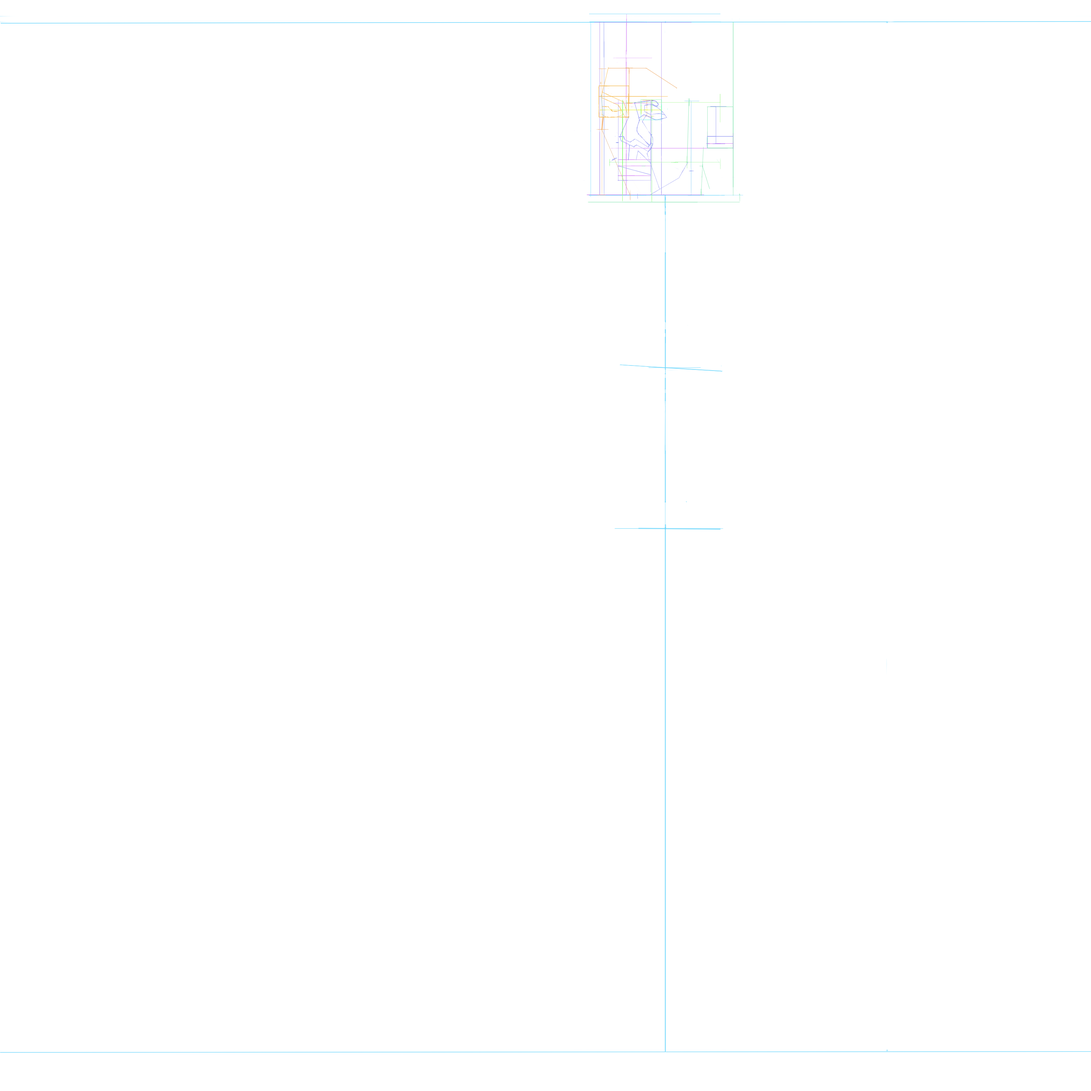
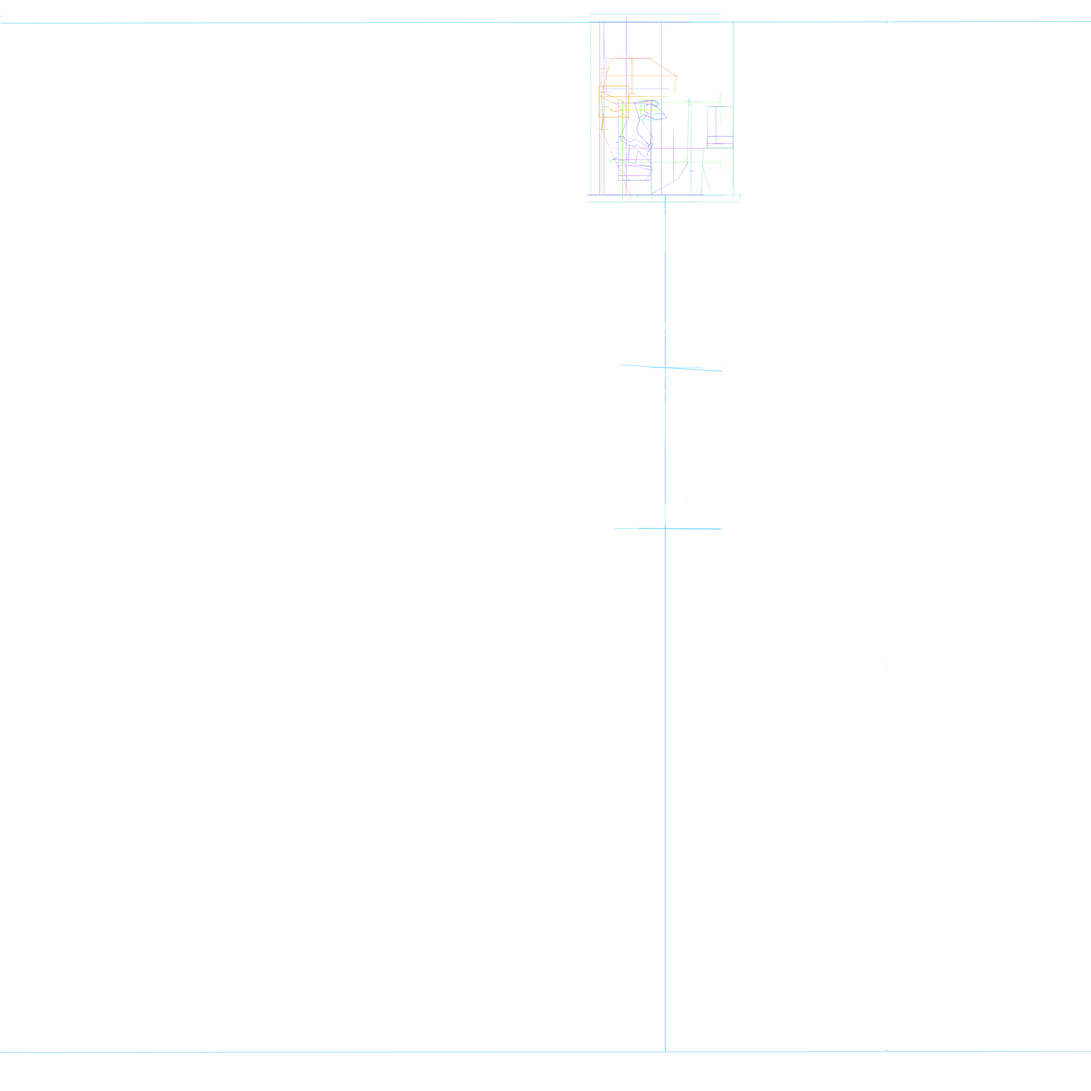
The second w=1091, h=1091 image is a revision of the first. Changes to its layers:
added layer "Layer 107" above "Layer 104" over 600, 58, 613, 94
added layer "Layer 104" above "Layer 103" over 613, 158, 658, 182
painted on "Layer 103" over 615, 162, 654, 176
added layer "Layer 105" above "Layer 102" over 645, 169, 654, 181
painted on "Layer 102" over 649, 117, 691, 189
renamed "trán" to "Layer 106", moved it above "Layer 70", painted on it over 607, 57, 678, 104
painted on "Layer 70" over 602, 74, 675, 182
painted on "Layer 68" over 604, 57, 679, 77
painted on "Layer 59" over 685, 159, 691, 166
